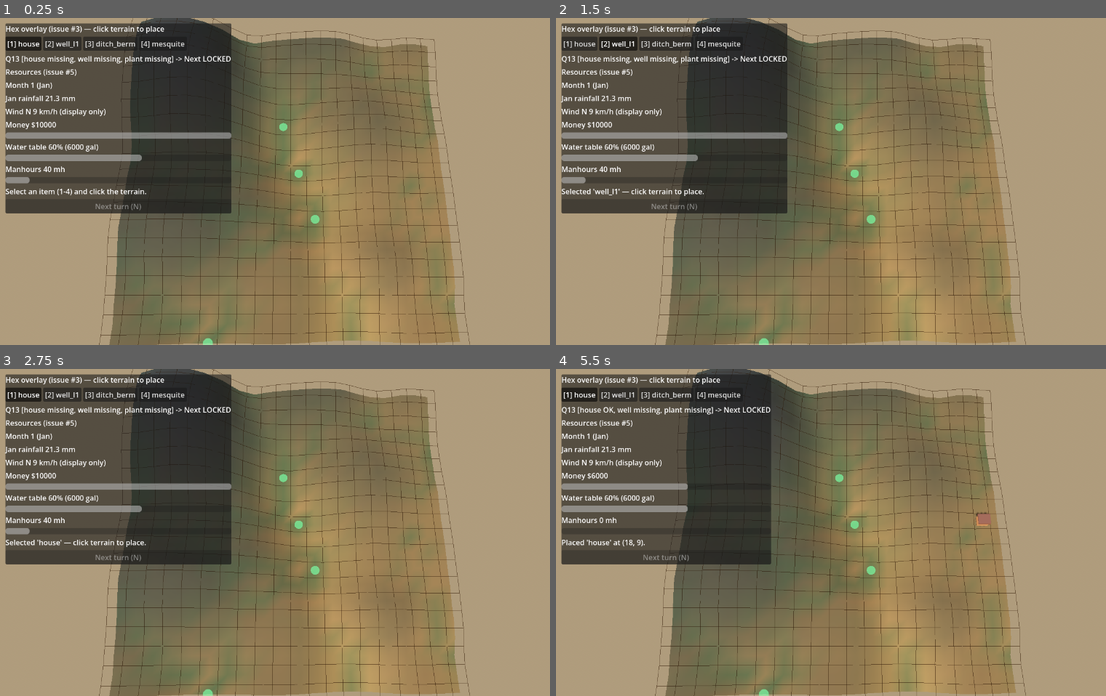
Above: before the commit, frames 1-4 (two rows, left to right).
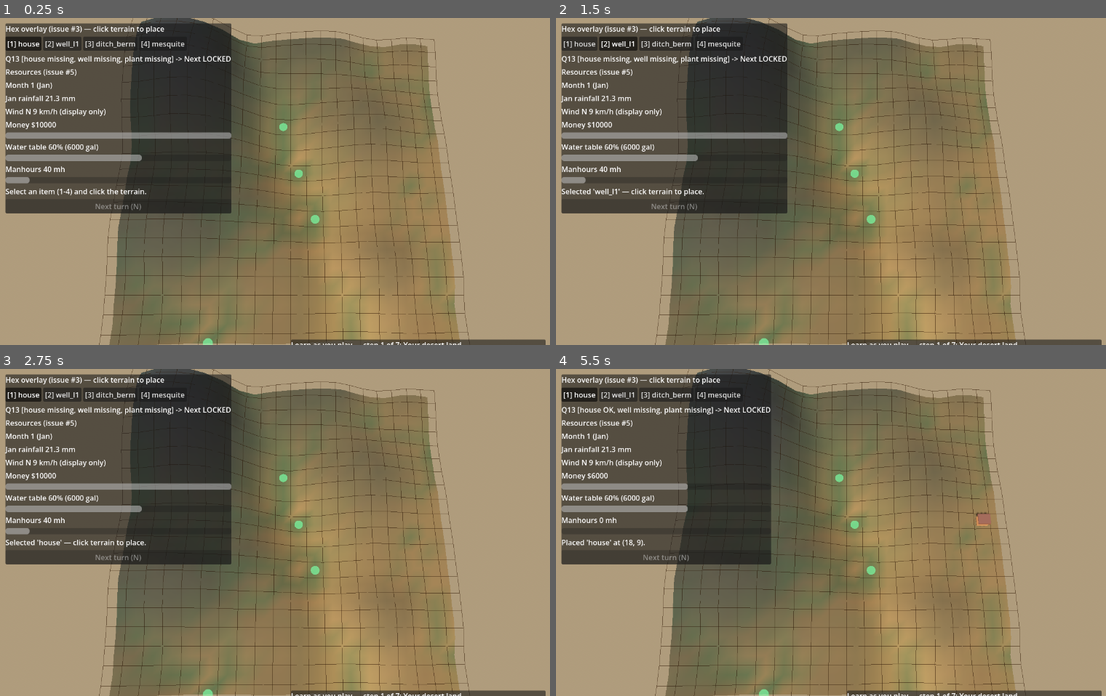
Above: after the commit, the same moments.

Repository: tpaulshippy/permaculture
Game: Godot game, scene res://scenes/terrain.tscn
The game is run twice, just before and just after one commit, with the same random seed, the same clock (stepped at 60 frames per second) and the same inputs.
Inputs (mouse positions are in pixels of both pictures, inside the frame that each line leads up to):
- Up to frame 1 (0.25 s): no input
- Up to frame 2 (1.5 s): click "[1] house" at 0.5 s; click "[2] well_l1" at 1.25 s
- Up to frame 3 (2.75 s): click "[1] house" at 2 s
- Up to frame 4 (5.5 s): click "[2] well_l1" at 2.75 s; click "[1] house" at 3.5 s; click "[2] well_l1" at 4.25 s; tap Enter at 5 s; move the mouse to (974, 516) at 5.02 s; tap 1 at 5.1 s; click (974, 516) at 5.17 s

The runs differ from the first frame. In frame 1, 0.8% of the frame differs, in the area x 52-100%, y 98-100%; in frame 2, 0.8%; in frame 3, 0.8%; in frame 4, 0.8%.

Commit message:
feat: in-app step-by-step tutorial in plain words
- 7 steps: land, house, well, ditch, tree, month, tips (all <=200 chars, no jargon, test-enforced)
- gameplay steps auto-advance on placement/Next; tap-steps wait for panel button; Skip hides
- --tutorial-demo + --tutorial-record scripted walkthrough reusing raycast placement + frame dump

Diff:
--- a/scripts/main.gd
+++ b/scripts/main.gd
@@ -18,6 +18,7 @@
 const MeshScript := preload("res://scripts/terrain_mesh.gd")
 const HexScript := preload("res://scripts/hex_grid.gd")
 const SimScript := preload("res://scripts/turn_sim.gd")
+const TutScript := preload("res://scripts/tutorial.gd")
 const Cfg := preload("res://scripts/terrain_config.gd")
 
 const CAPTURE_AFTER_FRAMES := 30
@@ -46,6 +47,20 @@
 ]
 const DEMO_QUIT_AFTER := 26.0
 const DEMO_ORBIT_SPEED := deg_to_rad(14.0)
+# Tutorial walkthrough recording: same machinery as DEMO_EVENTS but paced for
+# reading (placements + month advance interleaved with tutorial taps).
+# --tutorial-demo runs it; --tutorial-record=<dir> dumps the frames.
+# Video is attached to the PR only, never committed (docs stay light).
+const TUTORIAL_DEMO_EVENTS := [
+	{"t": 1.0, "tut": true},
+	{"t": 2.5, "item": "house"},
+	{"t": 6.0, "item": "well_l1"},
+	{"t": 9.5, "item": "ditch_berm"},
+	{"t": 13.0, "item": "mesquite"},
+	{"t": 16.5, "next": true},
+	{"t": 23.0, "tut": true}
+]
+const TUTORIAL_DEMO_QUIT_AFTER := 27.0
 # In-engine frame recording (evidence video when no display capturer is
 # available to this session): --demo-record=<dir> dumps viewport frames,
 # assembled afterwards with ffmpeg. Fixed demo-time spacing keeps the video
@@ -61,6 +76,9 @@
 var _record_accum := 0.0
 var _record_failed := false
 var _demo_failed := false
+var _tut_demo := false
+var _demo_events: Array = DEMO_EVENTS
+var _demo_quit_after: float = DEMO_QUIT_AFTER
 var _frames := 0
 var _capture_failed := false
 var _offscreen: SubViewport
@@ -87,6 +105,17 @@
 var _mh_label: Label
 var _item_buttons := {}
 
+# First-time walkthrough (scripts/tutorial.gd). Panel shows on fresh start
+# with a Skip button; gameplay requirements auto-advance it.
+var _tut_idx := 0
+var _tut_done := false
+var _tut_start_month := 0
+var _tut_panel: PanelContainer
+var _tut_title: Label
+var _tut_body: Label
+var _tut_back: Button
+var _tut_next: Button
+
 # Orbit state.
 var _yaw := 0.0
 var _pitch := 0.62
@@ -111,6 +140,17 @@
 		elif arg.begins_with("--demo-record="):
 			_demo = true
 			_record_dir = arg.trim_prefix("--demo-record=")
+		elif arg == "--tutorial-demo":
+			_demo = true
+			_tut_demo = true
+			_demo_events = TUTORIAL_DEMO_EVENTS
+			_demo_quit_after = TUTORIAL_DEMO_QUIT_AFTER
+		elif arg.begins_with("--tutorial-record="):
+			_demo = true
+			_tut_demo = true
+			_demo_events = TUTORIAL_DEMO_EVENTS
+			_demo_quit_after = TUTORIAL_DEMO_QUIT_AFTER
+			_record_dir = arg.trim_prefix("--tutorial-record=")
 	var mode: int = MeshScript.RenderMode.TERRAIN
 	if _capture_mode == "" or _capture_mode == "terrain":
 		mode = MeshScript.RenderMode.TERRAIN
@@ -200,6 +240,7 @@
 		if _capture_mode == "hex":
 			_place_capture_set()
 		_build_hud()
+		_build_tutorial()
 		_refresh_hud("Select an item (1-4) and click the terrain.")
 	if _demo:
 		_selected = "house"
@@ -486,6 +527,122 @@
 	return bar
 
 
+## First-time walkthrough panel: plain-words steps from scripts/tutorial.gd.
+## Gameplay steps auto-advance when the player does the thing; tap-steps wait
+## for the panel button. Hidden for capture stills (no HUD there either).
+func _build_tutorial() -> void:
+	_tut_start_month = _sim.month_index if _sim != null else 0
+	var layer := CanvasLayer.new()
+	layer.layer = 10
+	add_child(layer)
+	_tut_panel = PanelContainer.new()
+	_tut_panel.set_anchors_preset(Control.PRESET_CENTER_BOTTOM)
+	_tut_panel.position.y -= 12.0
+	_tut_panel.custom_minimum_size = Vector2(560, 0)
+	layer.add_child(_tut_panel)
+	var box := VBoxContainer.new()
+	box.add_theme_constant_override("separation", 6)
+	_tut_panel.add_child(box)
+	_tut_title = Label.new()
+	box.add_child(_tut_title)
+	_tut_body = Label.new()
+	_tut_body.autowrap_mode = TextServer.AUTOWRAP_WORD_SMART
+	_tut_body.custom_minimum_size = Vector2(520, 0)
+	box.add_child(_tut_body)
+	var row := HBoxContainer.new()
+	row.add_theme_constant_override("separation", 8)
+	row.alignment = BoxContainer.ALIGNMENT_END
+	box.add_child(row)
+	_tut_back = Button.new()
+	_tut_back.text = "◂ Back"
+	_tut_back.pressed.connect(_on_tut_back)
+	row.add_child(_tut_back)
+	var skip := Button.new()
+	skip.text = "Skip"
+	skip.pressed.connect(_on_tut_skip)
+	row.add_child(skip)
+	_tut_next = Button.new()
+	_tut_next.pressed.connect(_on_tut_next)
+	row.add_child(_tut_next)
+	_tutorial_refresh()
+
+
+func _tutorial_state() -> Dictionary:
+	var months := 0
+	if _sim != null and _sim.is_ready():
+		months = _sim.month_index - _tut_start_month
+	return {
+		"house": _hex.count_structures("house"),
+		"well_l1": _hex.count_structures("well_l1"),
+		"ditch_berm": _hex.count_structures("ditch_berm"),
+		"mesquite": _hex.count_plants("mesquite"),
+		"months": months,
+	}
+
+
+func _tutorial_refresh() -> void:
+	if _tut_panel == null:
+		return
+	var step: Dictionary = TutScript.step_at(_tut_idx)
+	_tut_title.text = "Learn as you play — step %d of %d: %s" % [
+		_tut_idx + 1, TutScript.step_count(), String(step["title"])]
+	_tut_body.text = String(step["body"])
+	_tut_back.disabled = _tut_idx == 0
+	var req := String(step["require"])
+	_tut_next.text = "Play! ▸" if req == "finish" else "Next ▸"
+
+
+func _tutorial_on_progress() -> void:
+	if _tut_done or _tut_panel == null or not _tut_panel.visible:
+		return
+	if _hex == null or not _hex.is_ready():
+		return
+	var state := _tutorial_state()
+	var advanced := false
+	while _tut_idx < TutScript.step_count():
+		var req := String(TutScript.step_at(_tut_idx)["require"])
+		if req == "continue" or req == "finish":
+			break
+		if not TutScript.is_satisfied(req, state):
+			break
+		_tut_idx += 1
+		advanced = true
+	if advanced:
+		if _tut_idx >= TutScript.step_count():
+			_tut_idx = TutScript.step_count() - 1
+		_tutorial_refresh()
+		_refresh_hud("Nice! Tutorial step %d of %d." % [_tut_idx + 1, TutScript.step_count()])
+
+
+func _on_tut_next() -> void:
+	if _tut_done or _tut_panel == null or not _tut_panel.visible:
+		return
+	var req := String(TutScript.step_at(_tut_idx)["require"])
+	if req == "finish":
+		_tut_done = true
+		_tut_panel.visible = false
+		_refresh_hud("Tutorial done — the garden is yours.")
+		return
+	if req == "continue":
+		_tut_idx = mini(_tut_idx + 1, TutScript.step_count() - 1)
+		_tutorial_refresh()
+		_tutorial_on_progress()
+
+
+func _on_tut_back() -> void:
+	if _tut_done or _tut_panel == null or not _tut_panel.visible:
+		return
+	_tut_idx = maxi(_tut_idx - 1, 0)
+	_tutorial_refresh()
+
+
+func _on_tut_skip() -> void:
+	_tut_done = true
+	if _tut_panel != null:
+		_tut_panel.visible = false
+	_refresh_hud("Tutorial skipped — build a house, a well, and a plant, then press Next.")
+
+
 func _on_item_button(item_id: String) -> void:
 	_selected = item_id
 	for key in _item_buttons:
@@ -505,6 +662,7 @@
 			_refresh_hud("Month sim not ready (tuning/rainfall packs missing?).")
 	else:
 		_refresh_hud("Next is locked: " + _hex.gate_label())
+	_tutorial_on_progress()
 
 
 func _refresh_hud(msg: String) -> void:
@@ -561,6 +719,7 @@
 		_spawn_marker(hex, _selected)
 		_charge(_selected)
 		_refresh_hud("Placed '%s' at %s." % [_selected, hex])
+		_tutorial_on_progress()
 		return true
 	_refresh_hud("Cannot place '%s' at %s: %s" % [_selected, hex, res.get("reason")])
 	return false
@@ -613,9 +772,12 @@
 		_demo_time += delta
 		_yaw += DEMO_ORBIT_SPEED * delta
 		_apply_orbit()
-		while _demo_step < DEMO_EVENTS.size() and _demo_time >= DEMO_EVENTS[_demo_step]["t"]:
-			var ev: Dictionary = DEMO_EVENTS[_demo_step]
-			if ev.has("next"):
+		while _demo_step < _demo_events.size() and _demo_time >= _demo_events[_demo_step]["t"]:
+			var ev: Dictionary = _demo_events[_demo_step]
+			if ev.has("tut"):
+				_on_tut_next()
+				print("Demo: tutorial tap | step %d of %d" % [_tut_idx + 1, TutScript.step_count()])
+			elif ev.has("next"):
 				_on_next()
 				print("Demo: Next pressed | %s | money $%.0f water %.0f gal mh %.0f | %s" % [
 					_sim.month_label(), _sim.money, _sim.water_gal, _sim.mh_bank,
@@ -636,7 +798,7 @@
 					_record_failed = true
 					push_error("Frame save failed: %s/frame_%04d.png (err %d)"
 						% [_record_dir, _record_index, ferr])
-		if _demo_time >= DEMO_QUIT_AFTER or _record_index >= DEMO_RECORD_MAX_FRAMES:
+		if _demo_time >= _demo_quit_after or _record_index >= DEMO_RECORD_MAX_FRAMES:
 			var failed := _record_failed or _demo_failed
 			print("Demo %s: %s frames=%d" % ["FAILED" if failed else "finished",
 				_hex.gate_label(), _record_index])
@@ -699,6 +861,7 @@
 		return
 	print("Demo: placed '%s' at %s via %s | %s" % [item_id, hex, via, _hex.gate_label()])
 	_refresh_hud("Demo placed '%s' at %s." % [item_id, hex])
+	_tutorial_on_progress()
 
 
 ## Place N mesquite through the real hex validator (used by the demo to
--- /dev/null
+++ b/scripts/tutorial.gd
@@ -0,0 +1,90 @@
+class_name Tutorial
+extends RefCounted
+## Step-by-step first-time walkthrough (issue: in-app tutorial).
+##
+## Pure logic, no UI dependency so it stays headless-testable
+## (tests/test_tutorial.gd). The driver (scripts/main.gd) renders the panel,
+## feeds live counts from hex_grid/turn_sim, and advances on gameplay.
+##
+## Language rule, enforced by test: every step body is plain words a kid can
+## follow (<= 200 chars, no jargon from JARGON list).
+
+const JARGON := ["groundwater", "irrigation", "erosion", "topography",
+	"permaculture", "manhours", "upkeep", "hydration", "desalination"]
+
+# require: "continue" (tap the tutorial Next button), "house", "well_l1",
+# "ditch_berm", "mesquite", "month" (advance at least one month from tutorial
+# start), "finish" (tap Play).
+const STEPS := [
+	{
+		"id": "land",
+		"title": "Your desert land",
+		"body": "This is your land. When rain falls, water runs downhill. Low spots stay wet. High spots stay dry.",
+		"require": "continue",
+	},
+	{
+		"id": "house",
+		"title": "Build a house",
+		"body": "First, build a house. A house gives you worker hours. Every farm job spends hours. Tap House, then tap flat dry ground.",
+		"require": "house",
+	},
+	{
+		"id": "well",
+		"title": "Dig a well",
+		"body": "Next, dig a well. A well drinks hidden water under the ground. Tap Well, then tap a low wet spot.",
+		"require": "well_l1",
+	},
+	{
+		"id": "ditch",
+		"title": "Dig a ditch",
+		"body": "Now dig a ditch. A ditch catches rain and saves it in the ground. Tap Ditch, then tap a slope.",
+		"require": "ditch_berm",
+	},
+	{
+		"id": "tree",
+		"title": "Plant a tree",
+		"body": "Now plant a tree. Trees drink lots of water, but grown trees pay you money each month. Tap Mesquite, then tap free ground.",
+		"require": "mesquite",
+	},
+	{
+		"id": "month",
+		"title": "Grow a month",
+		"body": "Time moves when you press Next Turn. Each press is one month. Watch your water, money, and hours move.",
+		"require": "month",
+	},
+	{
+		"id": "warn",
+		"title": "Red notes are tips",
+		"body": "Red notes are tips, not game over. If water runs low, add ditches or plant less. Keep water in the ground and you win.",
+		"require": "finish",
+	},
+]
+
+
+static func step_count() -> int:
+	return STEPS.size()
+
+
+static func step_at(i: int) -> Dictionary:
+	return STEPS[clampi(i, 0, STEPS.size() - 1)]
+
+
+## state: {"house": int, "well_l1": int, "ditch_berm": int, "mesquite": int,
+##          "months": int} — counts from hex_grid, months advanced since start.
+static func is_satisfied(require: String, state: Dictionary) -> bool:
+	match require:
+		"continue":
+			return true
+		"finish":
+			return true
+		"house":
+			return int(state.get("house", 0)) >= 1
+		"well_l1":
+			return int(state.get("well_l1", 0)) >= 1
+		"ditch_berm":
+			return int(state.get("ditch_berm", 0)) >= 1
+		"mesquite":
+			return int(state.get("mesquite", 0)) >= 1
+		"month":
+			return int(state.get("months", 0)) >= 1
+	return false
--- /dev/null
+++ b/tests/test_tutorial.gd
@@ -0,0 +1,67 @@
+extends SceneTree
+## Headless test for the in-app tutorial (pure logic, no UI).
+## Run: godot --headless --path . --script res://tests/test_tutorial.gd
+## Exit code 0 = all checks passed, 1 = at least one failure.
+
+const TutScript := preload("res://scripts/tutorial.gd")
+
+var _failures := 0
+
+
+func _check(cond: bool, label: String) -> void:
+	if cond:
+		print("PASS: ", label)
+	else:
+		_failures += 1
+		printerr("FAIL: ", label)
+
+
+func _simple_enough(text: String) -> bool:
+	if text.length() > 200:
+		return false
+	var lower := text.to_lower()
+	for word in TutScript.JARGON:
+		if lower.contains(word):
+			return false
+	return true
+
+
+func _init() -> void:
+	print("=== Tutorial headless test (in-app walkthrough) ===")
+	_check(TutScript.step_count() == 7, "7 steps")
+	var reqs := []
+	for i in range(TutScript.step_count()):
+		var step: Dictionary = TutScript.step_at(i)
+		_check(String(step.get("title", "")) != "", "step %d has a title" % i)
+		_check(String(step.get("body", "")) != "", "step %d has a body" % i)
+		_check(_simple_enough(String(step.get("body", ""))),
+			"step %d plain words (short, no jargon)" % i)
+		reqs.append(String(step.get("require", "")))
+	_check(reqs == ["continue", "house", "well_l1", "ditch_berm", "mesquite", "month", "finish"],
+		"steps run land, house, well, ditch, tree, month, tips")
+	# Fresh garden: only the tap-to-continue step is satisfied.
+	var empty := {"house": 0, "well_l1": 0, "ditch_berm": 0, "mesquite": 0, "months": 0}
+	_check(TutScript.is_satisfied("continue", empty), "continue always satisfied")
+	_check(TutScript.is_satisfied("finish", empty), "finish always satisfied")
+	for r in ["house", "well_l1", "ditch_berm", "mesquite", "month"]:
+		_check(not TutScript.is_satisfied(r, empty), "empty garden blocks '%s'" % r)
+	# Each gameplay step unlocks on its own action only.
+	var kinds := ["house", "well_l1", "ditch_berm", "mesquite"]
+	for k in kinds:
+		var s := {"house": 0, "well_l1": 0, "ditch_berm": 0, "mesquite": 0, "months": 0}
+		s[k] = 1
+		_check(TutScript.is_satisfied(k, s), "'%s' satisfied by its own action" % k)
+		for other in kinds:
+			if other != k:
+				_check(not TutScript.is_satisfied(other, s),
+					"'%s' does not unlock '%s'" % [k, other])
+		_check(not TutScript.is_satisfied("month", s), "placements do not unlock month")
+	var m := {"house": 1, "well_l1": 1, "ditch_berm": 1, "mesquite": 1, "months": 0}
+	_check(not TutScript.is_satisfied("month", m), "month needs a Next press")
+	m["months"] = 1
+	for r in ["house", "well_l1", "ditch_berm", "mesquite", "month"]:
+		_check(TutScript.is_satisfied(r, m), "full garden satisfies '%s'" % r)
+	_check(not TutScript.is_satisfied("nope", m), "unknown requirement fails closed")
+	if _failures == 0:
+		print("ALL CHECKS PASSED")
+	quit(1 if _failures > 0 else 0)
